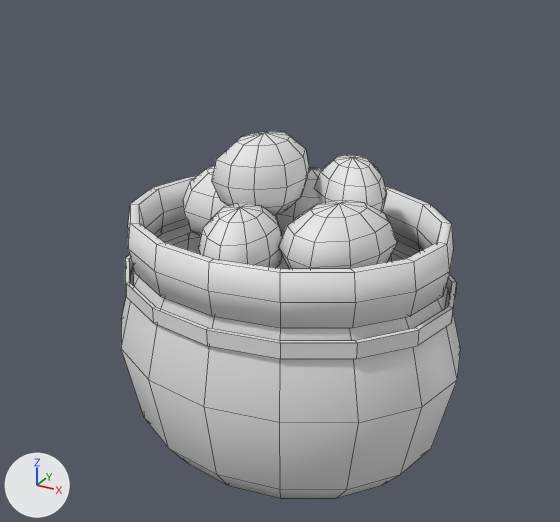
The Blender file art/blender/cachelos_storage.blend, before and after one commit.
Camera for both pictures: a 50 mm lens placed at (0.516, -0.956, 0.773), pointed at (0.004, -0.023, 0.307). The axes (+X, +Y, +Z) are drawn at lower left. The lights are the same throughout. The picture after the commit comes second. Mesh edges are drawn as thin lines. Materials are left out; every surface is plain grey.

The first picture shows 'potatoes', 'sack'.
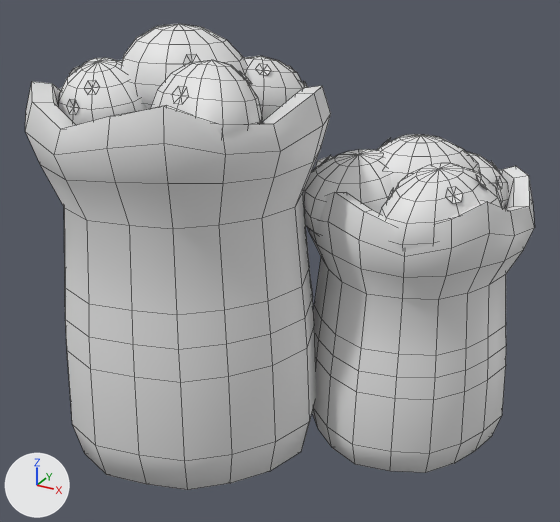
Where the change shows, as pixel boxes (x1, y1, x2, y2) in the pictures (560 x 522 px):
'sacks', added
    after: (25, 60, 535, 490)
'sack', deleted
    before: (121, 176, 461, 498)
'potatoes', reshaped (110% wider, 64% taller)
    before: (183, 131, 397, 268)
    after: (58, 24, 508, 250)
part 1 of me_potatoes, rebuilt
    before: (315, 155, 387, 211)
    after: (303, 149, 394, 234)
part 2 of me_potatoes, deleted
    before: (183, 165, 278, 236)
part 3 of me_potatoes, deleted
    before: (198, 204, 282, 267)
part 4 of me_potatoes, deleted
    before: (277, 168, 322, 234)
part 5 of me_potatoes, built on
    before: (212, 131, 397, 268)
    after: (58, 24, 508, 250)

Edits to the bpy script that builds the scene:
```text
Change me_potatoes:
    used by ob_potatoes; parent = ob_cachelos_storage; location = (0.0, 0.0, 0.0)
    remove me_potatoes.from_pydata(...)  # 312 vertices, 360 faces; spans x -0.198..0.171, y -0.178..0.153, z 0.3..0.492
    add me_potatoes.from_pydata(...)  # 1152 vertices, 1224 faces; spans x -0.285..0.305, y -0.209..0.229, z 0.339..0.647
    me_potatoes part 1: the loose piece of 52 vertices spanning x 0.012..0.134, y 0.006..0.135, z 0.355..0.453 is rebuilt with 100 vertices and now spans x 0.011..0.183, y -0.038..0.131, z 0.339..0.47
    me_potatoes part 2: the loose piece of 52 vertices spanning x -0.198..-0.021, y -0.039..0.103, z 0.3..0.423 is deleted
    me_potatoes part 3: the loose piece of 52 vertices spanning x -0.083..0.035, y -0.178..-0.021, z 0.3..0.41 is deleted
    me_potatoes part 4: the loose piece of 52 vertices spanning x -0.083..0.079, y 0.022..0.153, z 0.31..0.42 is deleted
    me_potatoes part 5: 104 vertices removed from x -0.098..0.171, y -0.118..0.087, z 0.3..0.492; 1052 vertices added at x -0.285..0.305, y -0.209..0.229, z 0.339..0.647
Add me_sacks:
    me_sacks.from_pydata(...)  # 434 vertices, 434 faces; spans x -0.323..0.337, y -0.288..0.262, z 0.0..0.578
    me_sacks.polygons.foreach_set('use_smooth', [True] * 434)
Remove ob_sack:
    ob_sack = bpy.data.objects.new('sack', me_sack)
    ob_sack.parent = ob_cachelos_storage
    ob_sack.location = (0.0, 0.0, 0.0)
Add ob_sacks:
    ob_sacks = bpy.data.objects.new('sacks', me_sacks)
    ob_sacks.parent = ob_cachelos_storage
    ob_sacks.location = (0.0, 0.0, 0.0)
```
